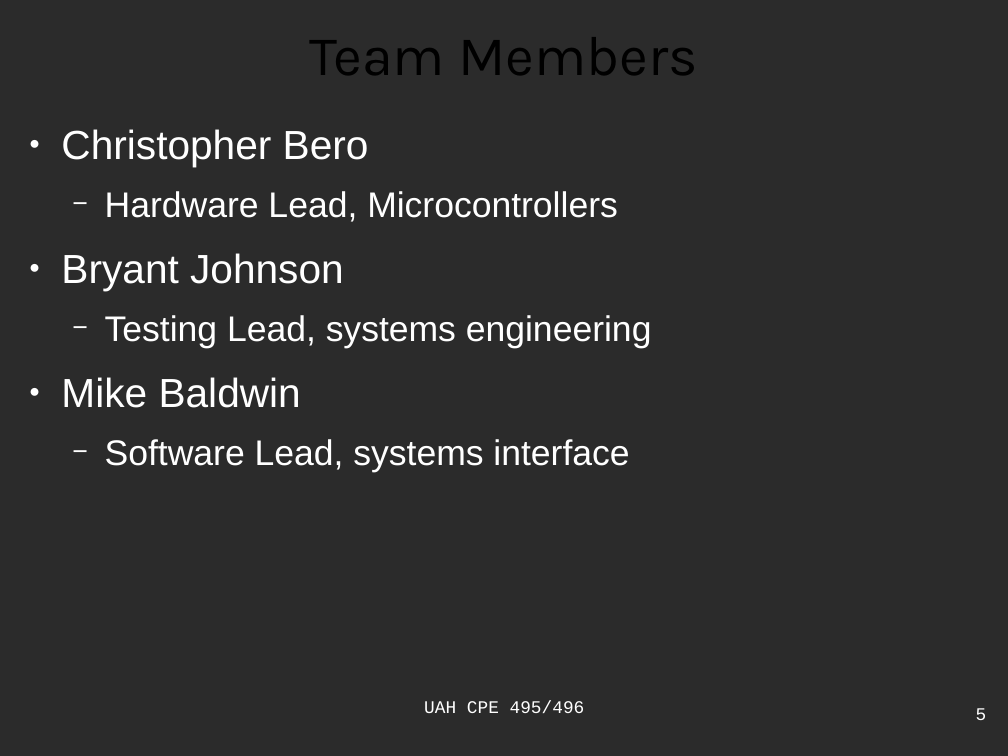
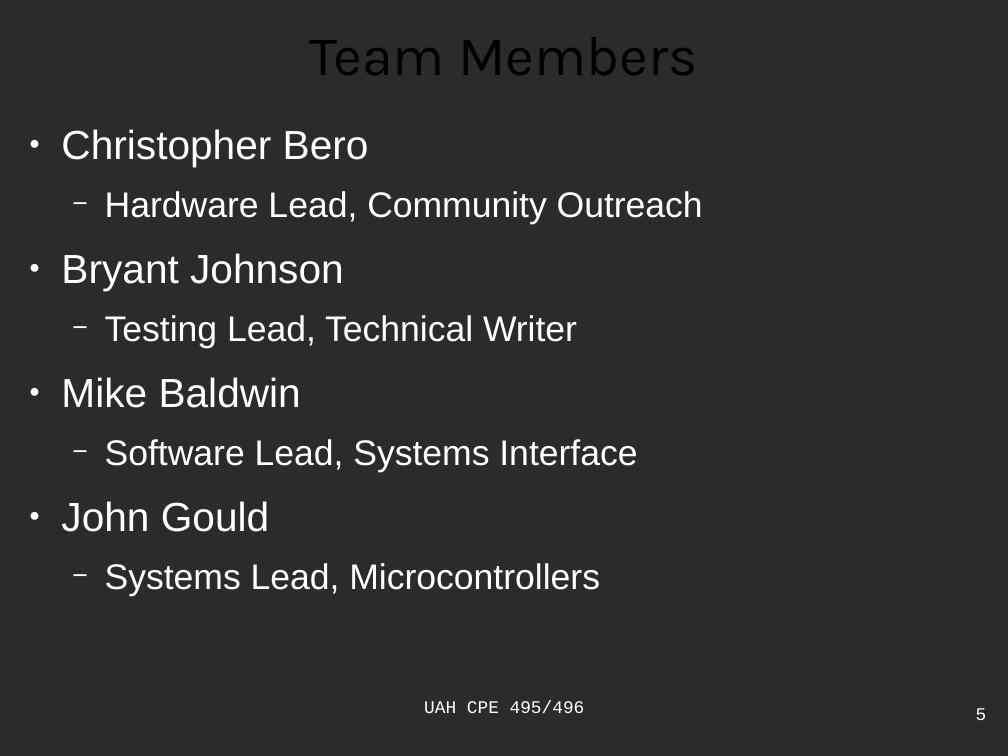
Before and after one commit to ctag/cpe495, a slide deck: slide 5 of projectProposal/presentation_bero.odp. Drawn at 1008x756 pixels with LibreOffice and Linux fonts; fonts in the diff are those of the drawing; background and template pictures are left out; a plain dark background stands for a picture behind light text. Boxes give left, top, right and bottom in pixels: in the first picture for what was removed or moved away, otherwise in the second. Text is boxed around its words. In the diff, an @@ line names an element or a change of style, - is before the commit and + after.

```diff
--- a/projectProposal/presentation_bero.odp
+++ b/projectProposal/presentation_bero.odp
@@ text at box(105, 191, 703, 224): text changed @@
-  − Hardware Lead, Microcontrollers
+  − Hardware Lead, Community Outreach
@@ text at box(105, 315, 577, 348): text changed @@
-  − Testing Lead, systems engineering
+  − Testing Lead, Technical Writer
@@ text at box(61, 439, 637, 596): text changed @@
-  − Software Lead, systems interface
+  − Software Lead, Systems Interface
+● John Gould
+  − Systems Lead, Microcontrollers
```
Also in this commit, not shown: 5 other slides changed, 1 slide added, 3 other files.
